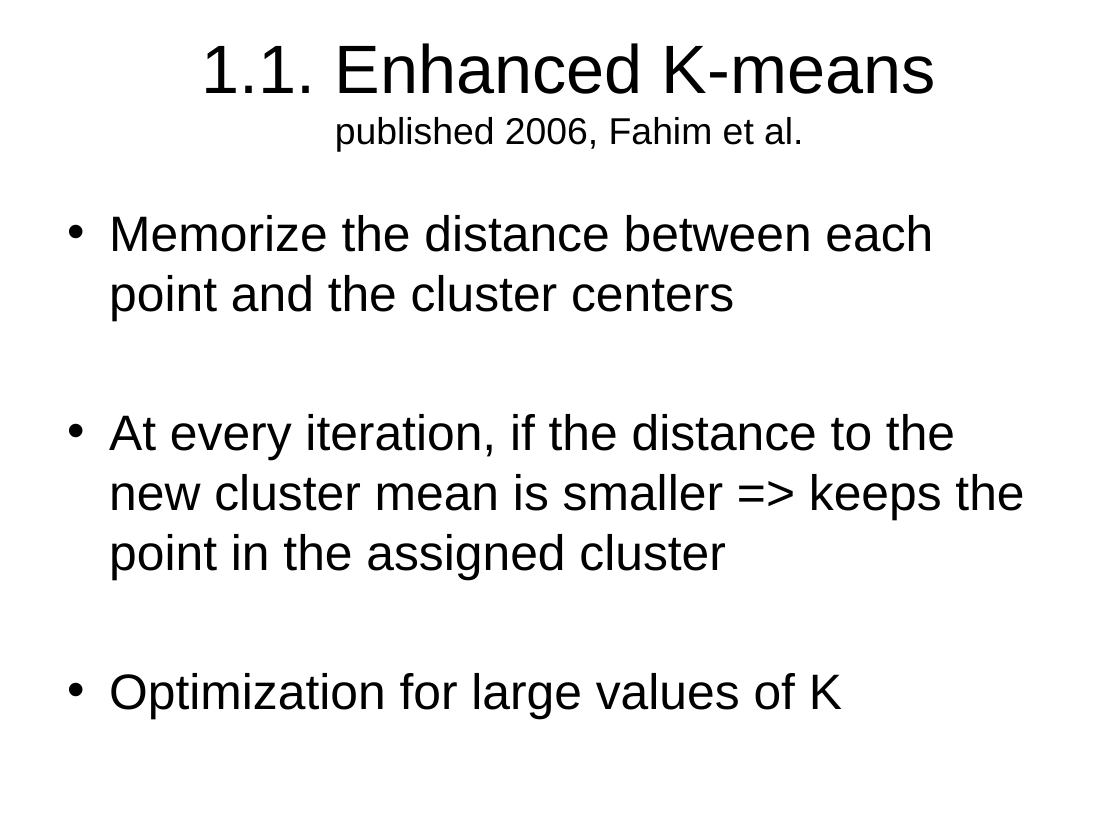
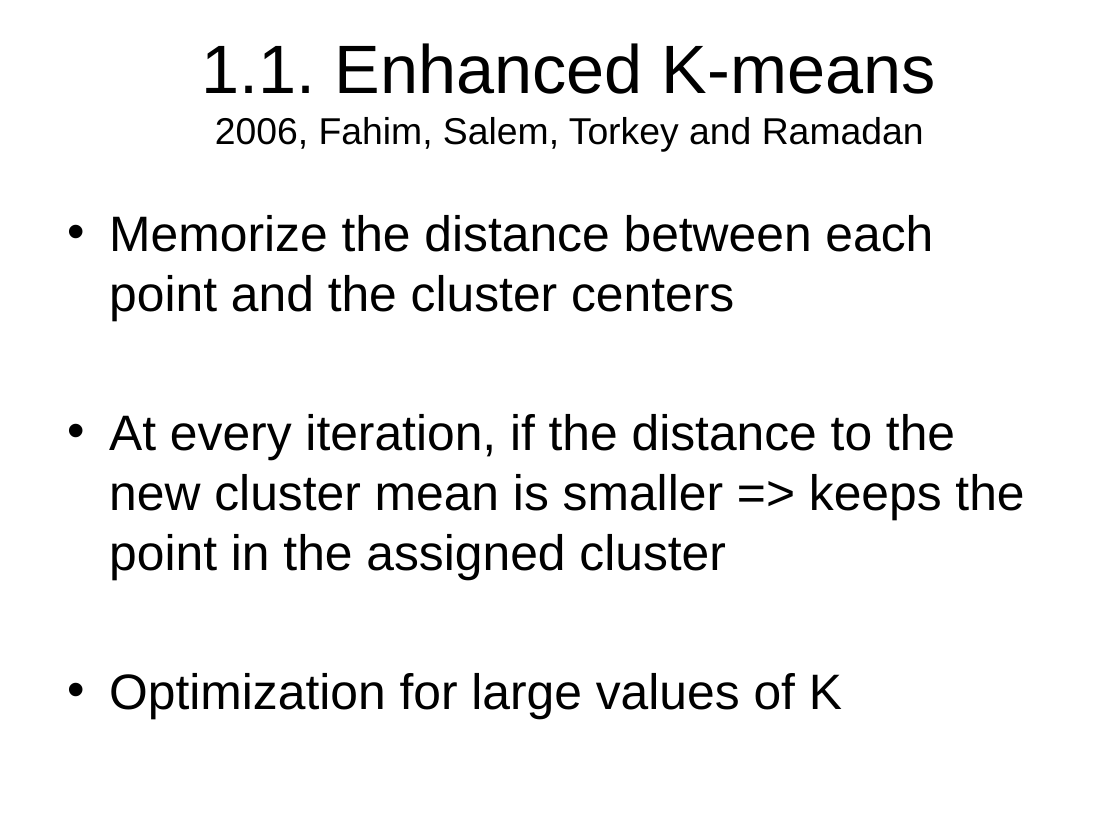
Before and after one commit to StefanSebastian/BeerReviewClustering, a slide deck: slide 7 of referate/amda/r1/presentation/presentation.pptx. Drawn at 1120x840 pixels with LibreOffice and Linux fonts; fonts in the diff are those of the drawing; background and template pictures are left out. Boxes give left, top, right and bottom in pixels: in the first picture for what was removed or moved away, otherwise in the second. Text is boxed around its words. In the diff, an @@ line names an element or a change of style, - is before the commit and + after.

```diff
--- a/referate/amda/r1/presentation/presentation.pptx
+++ b/referate/amda/r1/presentation/presentation.pptx
@@ title at (x1=202, y1=43, x2=936, y2=152): text changed @@
-1.1. Enhanced K-means
-published 2006, Fahim et al.
+1.1. Enhanced K-means
+2006, Fahim, Salem, Torkey and Ramadan
```
Also in this commit, not shown: 1 other slide changed, 12 slides added.
